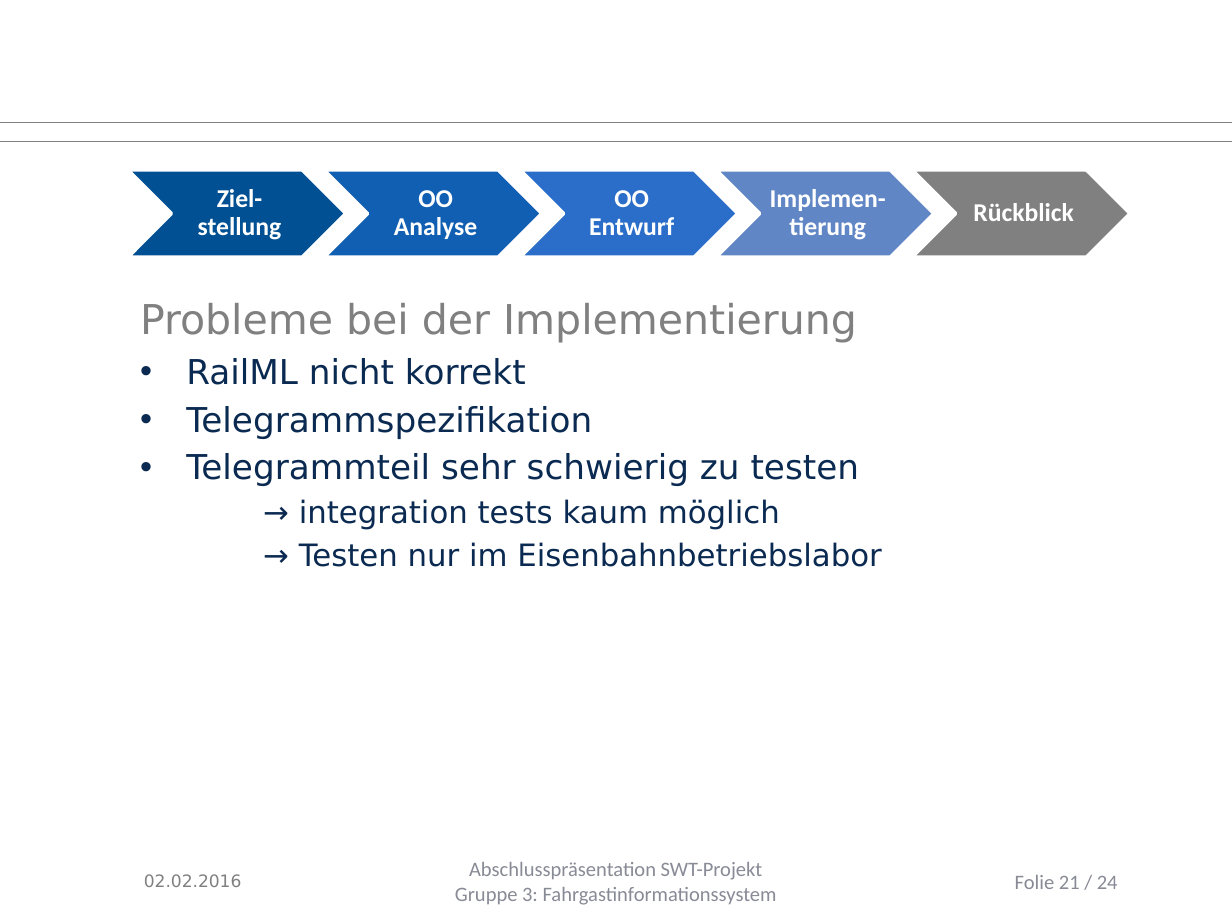
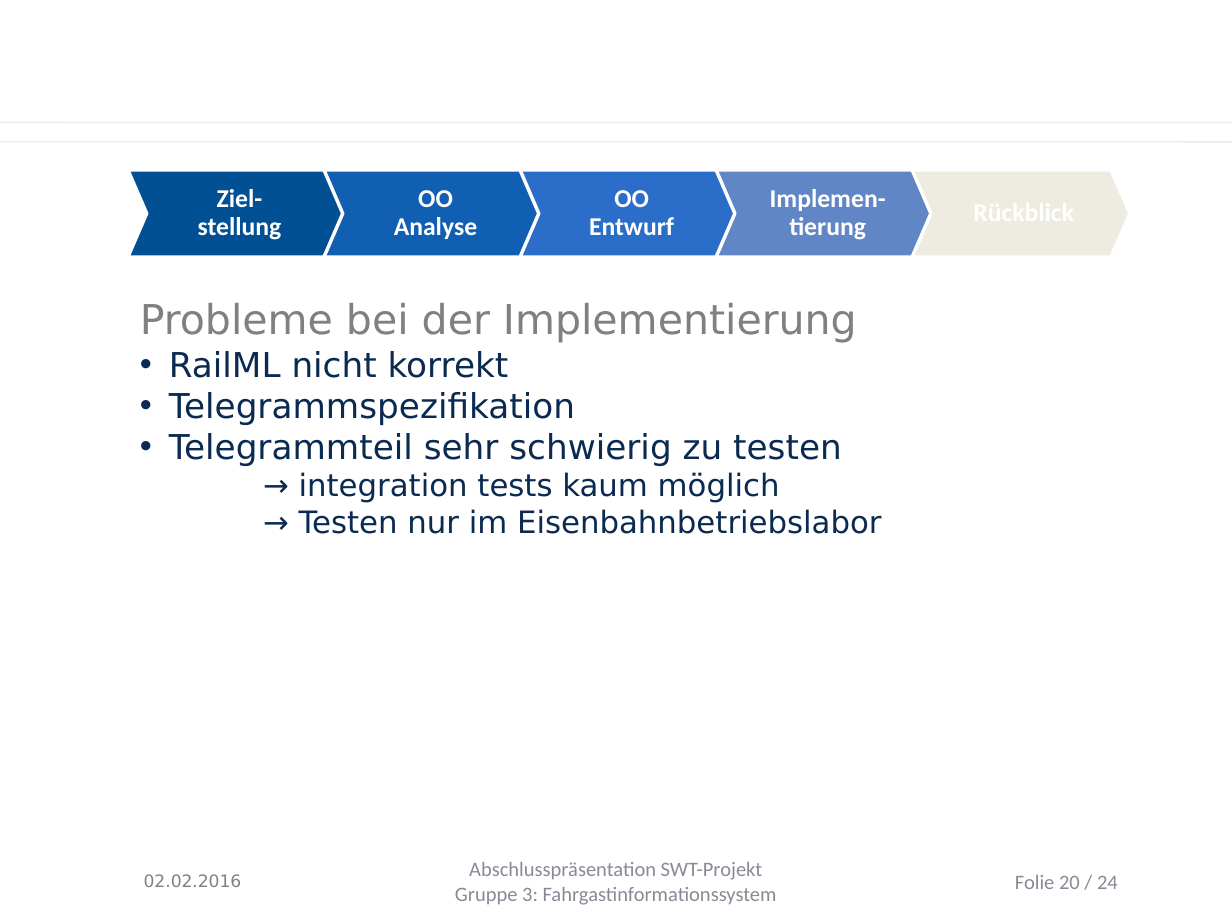
Before and after one commit to Juu98/fahrgastinformationssystem, a slide deck: slide 20 of organisation/Endpräsentation/abschlusspraesentation.pptx (slide 21 before the commit). Drawn at 1232x924 pixels with LibreOffice and Linux fonts; fonts in the diff are those of the drawing; background and template pictures are left out. Boxes give left, top, right and bottom in pixels: in the first picture for what was removed or moved away, otherwise in the second. Text is boxed around its words. In the diff, an @@ line names an element or a change of style, - is before the commit and + after.

```diff
--- a/organisation/Endpräsentation/abschlusspraesentation.pptx
+++ b/organisation/Endpräsentation/abschlusspraesentation.pptx
@@ line (0, 122) - (1232, 122): stroke #808080 0.75 pt to #EEECE1 0.74 pt @@
@@ line (0, 142) - (1232, 142): stroke #808080 0.75 pt to #EEECE1 0.74 pt @@
@@ outline #FFFFFF 2 pt to #FFFFFF 2.01 pt; proportions changed in 4 elements at (x1=128, y1=170, x2=346, y2=257), (x1=324, y1=170, x2=542, y2=257), (x1=520, y1=170, x2=738, y2=257), (x1=716, y1=170, x2=934, y2=257) @@
@@ chevron at (x1=912, y1=170, x2=1130, y2=257): fill #808080 to #EEECE1; outline #FFFFFF 2 pt to #FFFFFF 2.01 pt; proportions changed @@
@@ text at (x1=169, y1=351, x2=881, y2=534): indent changed; less space between paragraphs @@
@@ page number at (x1=1015, y1=875, x2=1118, y2=889): text changed @@
-Folie 21 / 24
+Folie 20 / 24
```
Also in this commit, not shown: 22 other slides changed, 1 slide removed.
